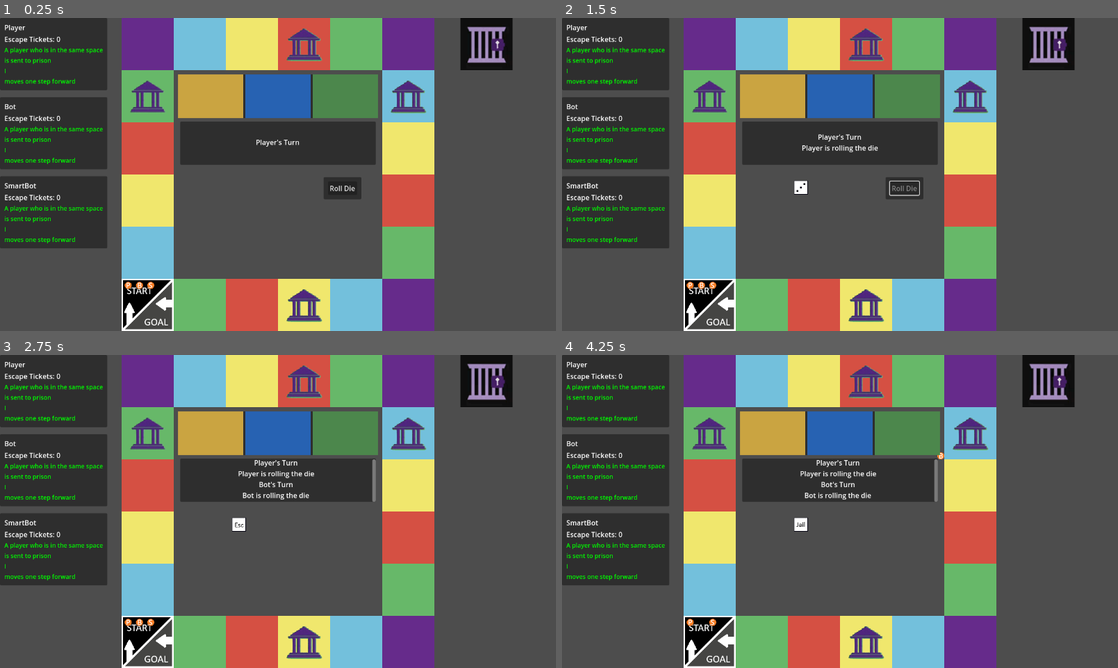
Above: before the commit, frames 1-4 (two rows, left to right).
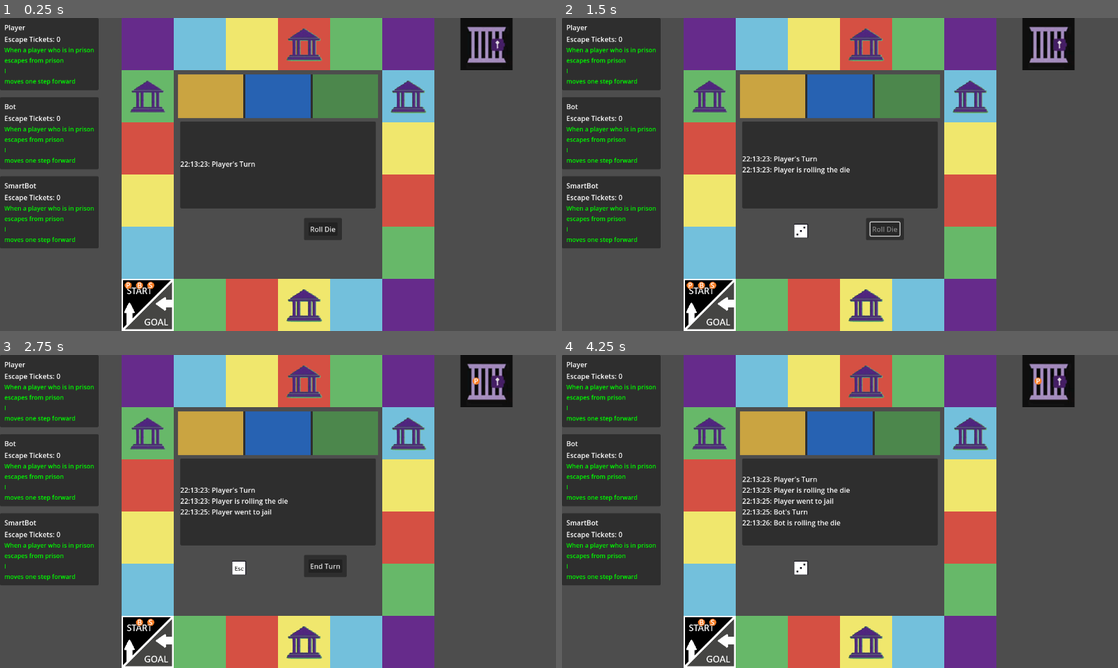
Above: after the commit, the same moments.

Repository: tjfeldman/RulesRace
Game: Godot game, scene res://rules_race_board.tscn
Same seed, same stepped clock (60 frames per second), same inputs: the game is played once before the commit and once after it.
Inputs (mouse positions are in pixels of both pictures, inside the frame that each line leads up to):
- Up to frame 1 (0.25 s): no input
- Up to frame 2 (1.5 s): click "Roll Die" at 0.5 s; tap Enter at 1.25 s; move the mouse to (962, 158) at 1.27 s; click (962, 158) at 1.42 s
- Up to frame 3 (2.75 s): click (344, 524) at 2 s, where only the run before the commit has a clickable "End Turn"
- Up to frame 4 (4.25 s): click (890, 564) at 2.75 s, where only the run after the commit has a clickable "End Turn"; move the mouse to (728, 527) at 3.52 s; click (728, 527) at 3.67 s

The runs differ from the first frame. In frame 1, 6.8% of the frame differs, in the area x 0-68%, y 0-74%; in frame 2, 7.0%; in frame 3, 7.9%, in the area x 0-87%, y 0-87%; in frame 4, 7.6%.

Commit message:
Added Trigger for Player in Prison and Condition for Player Escapes Prison. Made the TextField bigger and adjusted the board UI to fix new height.
Signed-off-by: Tyler Feldman <tyler.feldman148@gmail.com>

Diff:
--- a/rules_race_board.tscn
+++ b/rules_race_board.tscn
@@ -18,11 +18,11 @@
 
 [node name="Dice" parent="." instance=ExtResource("10_8aqfc")]
 visible = false
-position = Vector2(550, 390)
+position = Vector2(550, 490)
 
 [node name="SpecialDice" parent="." instance=ExtResource("4_s36df")]
 visible = false
-position = Vector2(550, 390)
+position = Vector2(550, 490)
 
 [node name="Board" parent="." instance=ExtResource("2_oi1hd")]
 position = Vector2(640, 360)
@@ -105,9 +105,9 @@
 
 [node name="ActionUI" parent="." instance=ExtResource("7_1i1ln")]
 visible = false
-offset_left = 745.0
-offset_top = 366.0
-offset_right = 745.0
-offset_bottom = 366.0
+offset_left = 700.0
+offset_top = 460.0
+offset_right = 700.0
+offset_bottom = 460.0
 
 [node name="HUD" type="CanvasLayer" parent="."]
--- a/scenes/game_status_box.tscn
+++ b/scenes/game_status_box.tscn
@@ -14,11 +14,10 @@
 [node name="PanelContainer" type="PanelContainer" parent="."]
 layout_mode = 0
 offset_right = 450.0
-offset_bottom = 100.0
+offset_bottom = 200.0
 
 [node name="TextField" type="RichTextLabel" parent="PanelContainer"]
 layout_mode = 2
 theme_override_constants/line_separation = 2
 scroll_following = true
-horizontal_alignment = 1
 vertical_alignment = 1
--- a/scripts/EventPair.gd
+++ b/scripts/EventPair.gd
@@ -8,6 +8,7 @@
 
 enum ActionChecks {
 	JAIL,
+	ESCAPE,
 }
 
 var _player: Player;
--- a/scripts/GameStatus.gd
+++ b/scripts/GameStatus.gd
@@ -7,5 +7,6 @@
 
 #TODO Better Stylization, Add timestamp information or a turn number
 func _update_game_status(info: String):
+	text_field.append_text("%s: "%Time.get_time_string_from_system());
 	text_field.append_text(info);
 	text_field.newline();
--- a/scripts/PersonalRules/PersonalRule.gd
+++ b/scripts/PersonalRules/PersonalRule.gd
@@ -36,9 +36,9 @@
 
 #TESTING
 static func get_random_personal_rule():
-	var t = PersonalRules.Trigger.SAME_SPACE;
+	var t = PersonalRules.Trigger.PRISON;
 	#var c = PersonalRules.Condition.values().pick_random();
-	var c = PersonalRules.Condition.SENT_JAIL;
+	var c = PersonalRules.Condition.ESCAPE_JAIL;
 	var r = PersonalRules.Target.I;
 	var e = PersonalRules.Effect.MOVE_ONE;
 	return PersonalRule.new(t,c,r,e);
--- a/scripts/PersonalRules/PersonalRuleManager.gd
+++ b/scripts/PersonalRules/PersonalRuleManager.gd
@@ -43,6 +43,8 @@
 	match pair.get_action():
 		EventPair.ActionChecks.JAIL:
 			condition = PersonalRules.Condition.SENT_JAIL;
+		EventPair.ActionChecks.ESCAPE:
+			condition = PersonalRules.Condition.ESCAPE_JAIL;
 
 	#END MATCH
 	#If the player_arr exists, then for each player in the arr we should check their trigger
@@ -51,14 +53,19 @@
 		await _check_personal_rule_trigger(player, pair.get_player(), condition);
 
 func _check_personal_rule_trigger(player: Player, causer: Player, condition: PersonalRules.Condition) -> void:
-	var info = "";
+	var valid: bool = false;
 	match player.getPersonalRule().get_trigger():
 		PersonalRules.Trigger.SAME_SPACE:
-			#Check the rule is triggered by someone other than the causer and the causer and player are in the same space
-			if player != causer and player.is_sharing_space_with_player(causer, condition):
-				info = await _find_rule_target(player);
+			#Trigger is valid is player is not the causer and is sharing a space with the causer
+			valid = player != causer and player.is_sharing_space_with_player(causer, condition);
+		PersonalRules.Trigger.PRISON:
+			#Trigger is valid is the condition is ESCAPING JAIL or the causer is in jail
+			valid = condition == PersonalRules.Condition.ESCAPE_JAIL || causer.isInJail();
+
 	#END MATCH
-	if !info.is_empty(): Events.update_game_status.emit("%s activated personal rule: %s"%[player.playerName, info]);
+	if valid:
+		var info = await _find_rule_target(player);
+		if !info.is_empty(): Events.update_game_status.emit("%s activated personal rule: %s"%[player.playerName, info]);
 
 #Locate the target of the personal rule
 func _find_rule_target(player: Player) -> String:
@@ -72,6 +79,7 @@
 func _trigger_effect(effect: PersonalRules.Effect, target: Player) -> String:
 	match effect:
 		PersonalRules.Effect.MOVE_ONE:
-			await target.movePlayerXSpaces(1);
-			return "moves one space";
+			if !target.isInJail(): #players in jail cannot move
+				await target.movePlayerXSpaces(1);
+				return "moves one space";
 	return "";
--- a/scripts/PersonalRules/PersonalRules.gd
+++ b/scripts/PersonalRules/PersonalRules.gd
@@ -6,6 +6,7 @@
 """
 enum Trigger {
 	SAME_SPACE,
+	PRISON,
 }
 
 enum Condition{
@@ -15,6 +16,7 @@
 	ROLL_PRISON,
 	ROLL_ESCAPE,
 	SENT_JAIL,
+	ESCAPE_JAIL,
 }
 
 enum Target{
@@ -29,7 +31,8 @@
 String Conversion
 """
 const TRIGGER_STR: Array[String] = [
-	"A player who is in the same space",
+	"When a player who is in the same space",
+	"When a player who is in prison",
 ]
 
 const CONDITION_STR: Array[String] = [
@@ -38,7 +41,8 @@
 	"rolls a die and gets a 3",
 	"rolls a die and gets jail",
 	"rolls a die and gets escape",
-	"is sent to prison"
+	"is sent to prison",
+	"escapes from prison",
 ]
 
 const TARGET_STR: Array[String] = [
--- a/scripts/Player/PlayerCharacter.gd
+++ b/scripts/Player/PlayerCharacter.gd
@@ -101,7 +101,7 @@
 	if !_in_jail:
 		await _movePlayer(board.getJailPosition(), playerMoveSpeed * 3);
 		_in_jail = true;
-		Events.emit_signal("action_trigger", EventPair.new(self, EventPair.ActionChecks.JAIL));
+		Events.action_trigger.emit(EventPair.new(self, EventPair.ActionChecks.JAIL));
 		return true;
 	return false;
 
@@ -110,6 +110,7 @@
 	if _in_jail:
 		await _movePlayer(board.getTilePosition(_board_position), playerMoveSpeed * 3);
 		_in_jail = false;
+		Events.action_trigger.emit(EventPair.new(self, EventPair.ActionChecks.ESCAPE));
 		return true;
 	return false;
 
@@ -138,12 +139,15 @@
 
 func selectOfficeReward() -> OfficeChoice.Option:
 	push_error("PlayerCharacter.selectOfficeReward needs to be overridden");
+	await get_tree().create_timer(0).timeout; #in order to make function considered async
 	return OfficeChoice.Option.NONE;
 
 func confirmGroupEffect() -> GroupRules.Effect:
 	push_error("PlayerCharacter.confirmGroupEffect needs to be overridden");
+	await get_tree().create_timer(0).timeout; #in order to make function considered async
 	return GroupRules.Effect.NONE;
 
 func selectTargetPlayer(_playerlist: Array[Player], _is_can_rule) -> Player:
 	push_error("PlayerCharacter.selectTargetPlayer needs to be overridden");
+	await get_tree().create_timer(0).timeout; #in order to make function considered async
 	return null;
--- a/scripts/TurnManager.gd
+++ b/scripts/TurnManager.gd
@@ -130,8 +130,8 @@
 Handle Turn Actions
 """
 func _on_dice_has_rolled(_type: Dice.Type, roll: Variant) -> void:
-	#if _turn_player.isInJail(): roll="Escape";
-	#else: roll="Jail";
+	if _turn_player.isInJail(): roll="Escape";
+	else: roll="Jail";
 	await _personal_rule_manager.check_roll_condition(_turn_player, roll);
 	if await _group_rule_manager.check_roll_trigger(_turn_player, roll):
 		Events.update_game_status.emit("%s triggered the group rule" %_turn_player.playerName);
